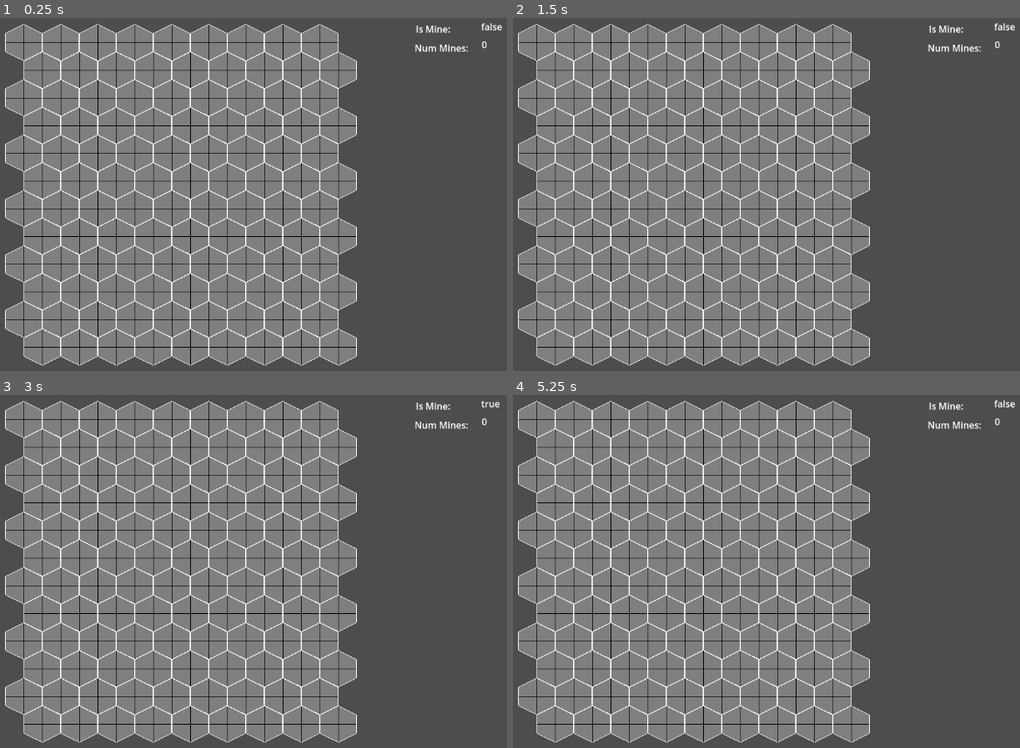
Above: before the commit, frames 1-4 (two rows, left to right).
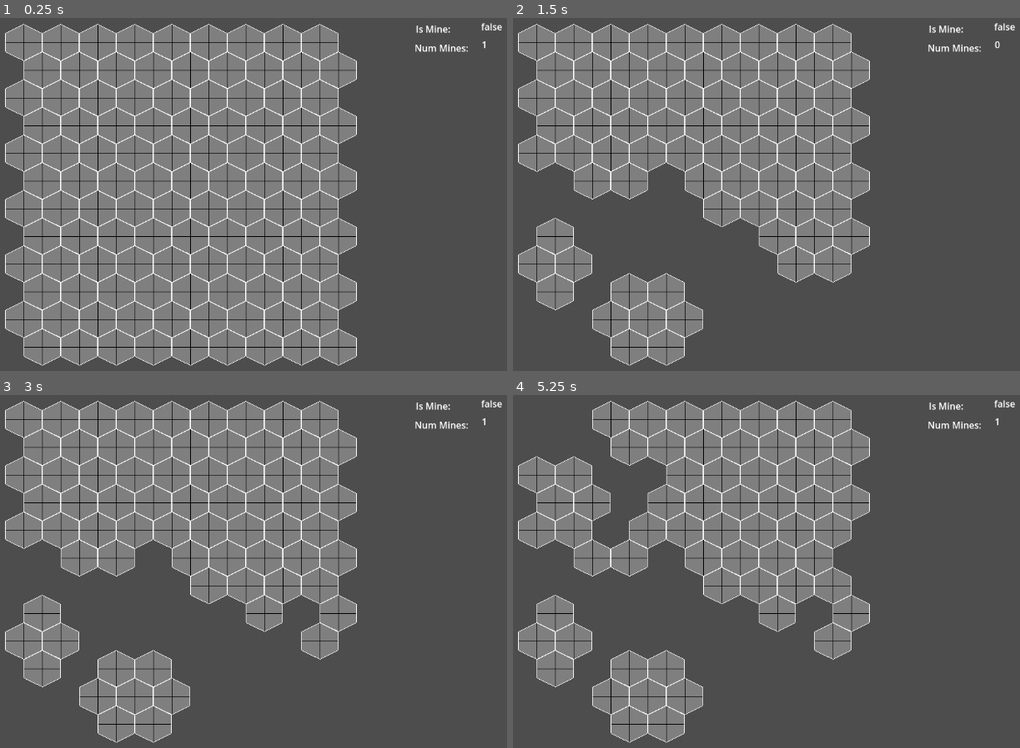
Above: after the commit, the same moments.

Repository: pmdwyer/hexmines
Game: Godot game, scene res://grid/grid.tscn
Two runs of this game, one before a commit and one after it. Both use one fixed random seed, a clock stepped at 60 frames per second and the inputs below.
Inputs (mouse positions are in pixels of both pictures, inside the frame that each line leads up to):
- Up to frame 1 (0.25 s): no input
- Up to frame 2 (1.5 s): tap Enter at 0.5 s; move the mouse to (979, 173) at 0.52 s; click (979, 173) at 0.67 s; tap Space at 1.25 s; move the mouse to (700, 212) at 1.27 s; click (700, 212) at 1.42 s
- Up to frame 3 (3 s): tap Enter at 2 s; move the mouse to (385, 486) at 2.02 s; click (385, 486) at 2.17 s; tap Space at 2.75 s; move the mouse to (288, 645) at 2.77 s; click (288, 645) at 2.92 s
- Up to frame 4 (5.25 s): tap Enter at 3.5 s; move the mouse to (outside the picture) at 3.52 s; click (outside the picture) at 3.67 s; tap Space at 4.25 s; move the mouse to (634, 515) at 4.27 s; click (634, 515) at 4.42 s; move the mouse to (867, 567) at 5.02 s; click (867, 567) at 5.17 s

The runs differ from the first frame. In frame 1, less than 0.1% of the frame differs, in the area x 95-97%, y 6-9%; in frame 2, 20%; in frame 3, 21%; in frame 4, 26%, in the area x 0-97%, y 1-99%.
Error after the commit: Invalid call. Nonexistent function 'get_neighbor_coords' in base 'Nil'. (res://grid/grid.gd:75)

Commit message:
Add flood clear on click for grid

Diff:
--- a/grid/grid.gd
+++ b/grid/grid.gd
@@ -14,11 +14,10 @@
 	var random = RandomNumberGenerator.new()
 	random.randomize()
 	for i in range(width):
-		_tiles.append([])
 		for j in range(height):
 			var t = _tile.instantiate()
 			t.set_coords(i, j)
-			_tiles[i].append(t)
+			_tiles.append(t)
 			add_child(t)
 	_setup_mines()
 
@@ -26,23 +25,56 @@
 func _setup_mines():
 	_num_mines = (width * height) / 10
 	for i in range(_num_mines):
-		var x = randi() % width
-		var y = randi() % height
-		_create_mine(x, y)
+		var t = randi() % (width * height)
+		_create_mine(t)
 
 
-func _create_mine(x: int, y: int):
-	_tiles[x][y].is_mine = true
-	var neighbors = _tiles[x][y].get_neighbors()
+func _create_mine(i: int):
+	_tiles[i].is_mine = true
+	var neighbors = _get_neighbors(_tiles[i])
 	for n in neighbors:
-		if n[0] >= 0 && n[0] < width && n[1] >= 0 && n[1] < height:
-			_tiles[n[0]][n[1]].num_neighbor_mines += 1
+		n.num_neighbor_mines += 1
 
 
 func _process(delta):
 	var mouse_pos = get_viewport().get_mouse_position()
-	for row in _tiles:
-		for t in row:
-			if t.mouse_hit(mouse_pos):
-				%is_mine_value.text = str(t.is_mine)
-				%num_mines_value.text = str(t.num_neighbor_mines)
+	var tile = _get_tile_at(mouse_pos)
+	if tile:
+		%is_mine_value.text = str(tile.is_mine)
+		%num_mines_value.text = str(tile.num_neighbor_mines)
+
+
+func _input(event):
+	if event is InputEventMouseButton and event.button_index == MOUSE_BUTTON_LEFT and event.pressed:
+		var mouse_pos = get_viewport().get_mouse_position()
+		var tile = _get_tile_at(mouse_pos)
+		_flood_clear(tile)
+
+
+func _flood_clear(start):
+	var queue = [start]
+	var seen = {}
+	while len(queue) > 0:
+		var tile = queue.pop_front()
+		for n in _get_neighbors(tile):
+			if n not in seen and not n.cleared and n.num_neighbor_mines == 0:
+				queue.push_back(n)
+		seen[tile] = true
+		tile.clear()
+
+
+func _get_tile_at(mouse_pos):
+	for t in _tiles:
+		if t.mouse_hit(mouse_pos):
+			return t
+	return null
+
+
+func _get_neighbors(tile):
+	var neighbors = []
+	var neighbor_coords = tile.get_neighbor_coords()
+	for nc in neighbor_coords:
+		for t in _tiles:
+			if t.coords == nc:
+				neighbors.append(t)
+	return neighbors
--- a/tile/tile.gd
+++ b/tile/tile.gd
@@ -3,37 +3,50 @@
 
 @export var is_mine: bool = false
 @export var num_neighbor_mines: int = 0
-@export var is_flagged: bool = false;
+@export var is_flagged: bool = false
+@export var coords: Vector2i
+@export var cleared: bool = false
 
 
 var _global_x: int = 0
 var _global_y: int = 0
-var _i: int = 0
-var _j: int = 0
 var _size
 
 
 func set_coords(i: int, j: int):
-	_i = i
-	_j = j
+	coords = Vector2i(i, j)
 	# TODO clean up magic numbers
-	_global_x = (_i * 32) + 64
-	_global_y = (_j * 96) + 64
-	if (_i % 2) == 1:
+	_global_x = (coords.x * 32) + 64
+	_global_y = (coords.y * 96) + 64
+	if (coords.x % 2) == 1:
 		_global_y += 48
 	position = Vector2i(_global_x, _global_y)
 
 
 func mouse_hit(mouse_pos: Vector2) -> bool:
-	return $Sprite2D.get_rect().has_point(to_local(mouse_pos))
+	if $Sprite2D:
+		return $Sprite2D.get_rect().has_point(to_local(mouse_pos))
+	return false
 
 
-func get_neighbors():
-	var neighbors = [[_i - 2, _j], [_i + 2, _j], [_i - 1, _j], [_i + 1, _j]]
-	if _i % 2 == 0:
-		neighbors.append([_i - 1, _j - 1])
-		neighbors.append([_i + 1, _j - 1])
+func clear():
+	if not cleared:
+		cleared = true
+		$Sprite2D.queue_free()
+		remove_child($Sprite2D)
+
+
+func get_neighbor_coords():
+	var neighbors = [
+		Vector2i(coords.x - 2, coords.y),
+		Vector2i(coords.x + 2, coords.y),
+		Vector2i(coords.x - 1, coords.y),
+		Vector2i(coords.x + 1, coords.y)
+	]
+	if coords.x % 2 == 0:
+		neighbors.append(Vector2i(coords.x - 1, coords.y - 1))
+		neighbors.append(Vector2i(coords.x + 1, coords.y - 1))
 	else:
-		neighbors.append([_i - 1, _j + 1])
-		neighbors.append([_i + 1, _j + 1])
+		neighbors.append(Vector2i(coords.x - 1, coords.y + 1))
+		neighbors.append(Vector2i(coords.x + 1, coords.y + 1))
 	return neighbors
